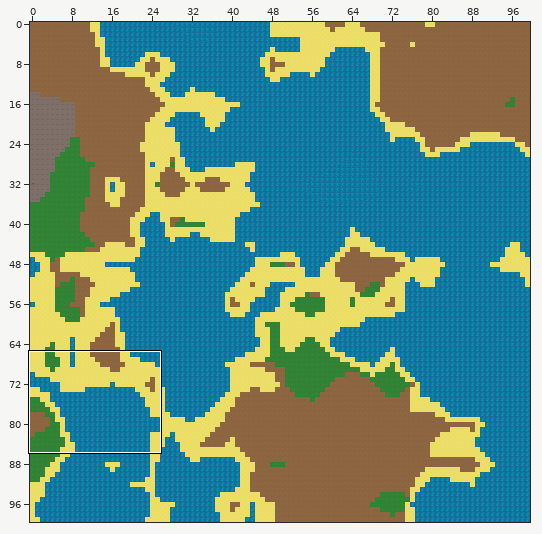
Level history. Tiled map: Graphics/Tileset/map.tmx. The picture above shows the old version from afar; the outline marks the close-up.
Close-up. Before:
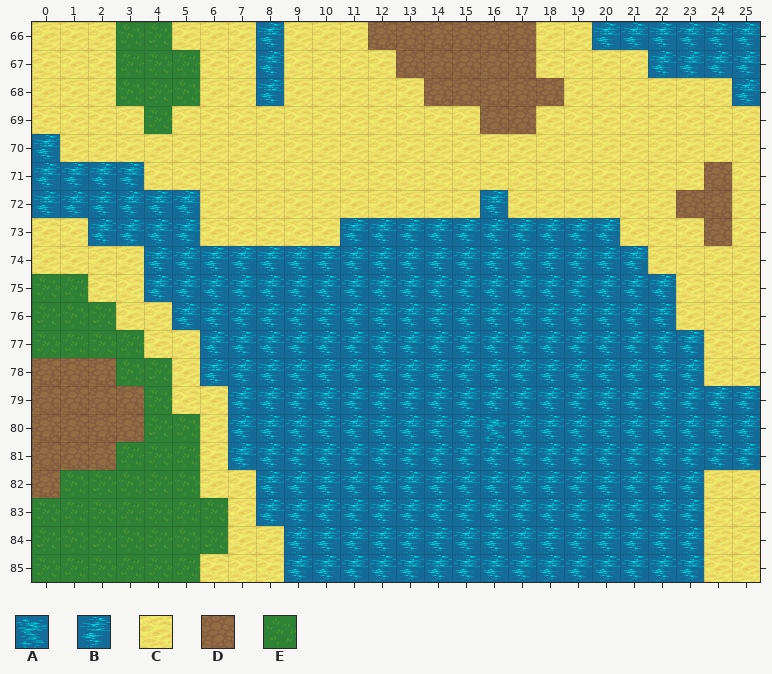
Cells are 32x32 px. Shown: x 0..25, y 66..85. The commit also changed other parts of the map, which this record leaves out.
Key: from "map": A 0, B 1, C 2, D 3, E 4.
_ is an empty cell.
Layer "Tile Layer 1" before, first column x 0:
66 CCCEECCCBCCCDDDDDDCCBBBBBB
67 CCCEEECCBCCCCDDDDDCCCCBBBB
68 CCCEEECCBCCCCCDDDDDCCCCCCB
69 CCCCECCCCCCCCCCCDDCCCCCCCC
70 BCCCCCCCCCCCCCCCCCCCCCCCCC
71 BBBBCCCCCCCCCCCCCCCCCCCCDC
72 BBBBBBCCCCCCCCCCBCCCCCCDDC
73 CCBBBBCCCCCBBBBBBBBBBCCCDC
74 CCCCBBBBBBBBBBBBBBBBBBCCCC
75 EECCBBBBBBBBBBBBBBBBBBBCCC
76 EEECCBBBBBBBBBBBBBBBBBBCCC
77 EEEECCBBBBBBBBBBBBBBBBBBCC
78 DDDEECBBBBBBBBBBBBBBBBBBCC
79 DDDDECCBBBBBBBBBBBBBBBBBBB
80 DDDDEECBBBBBBBBBABBBBBBBBB
81 DDDEEECBBBBBBBBBBBBBBBBBBB
82 DEEEEECCBBBBBBBBBBBBBBBBCC
83 EEEEEEECBBBBBBBBBBBBBBBBCC
84 EEEEEEECCBBBBBBBBBBBBBBBCC
85 EEEEEECCCBBBBBBBBBBBBBBBCC
Now the later version:
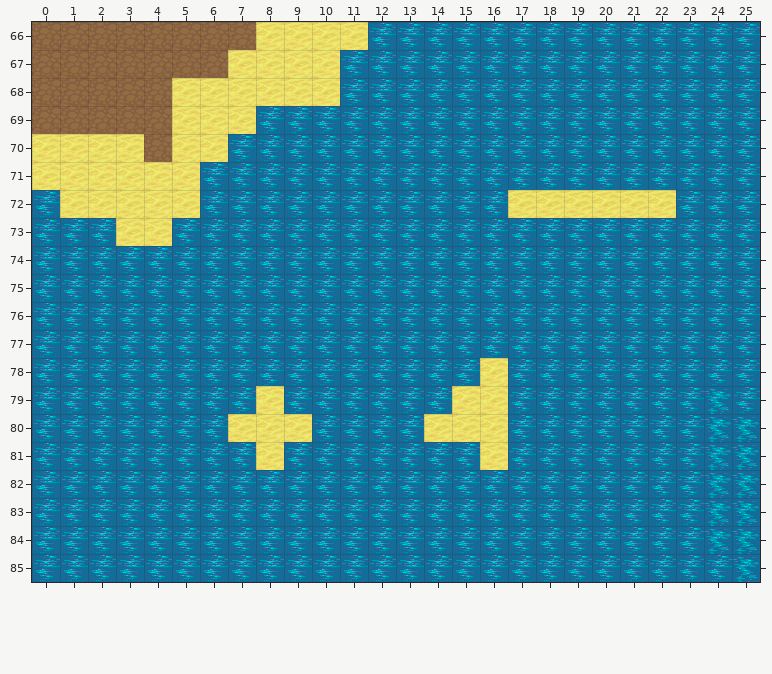
The edit:
Layer "Tile Layer 1":
y 66: x 0..8 CCCEECCCB -> DDDDDDDDC; x 12..19 DDDDDDCC -> BBBBBBBB
y 67: x 0..6 CCCEEEC -> DDDDDDD; x 8 B -> C; x 11..21 CCDDDDDCCCC -> BBBBBBBBBBB
y 68: x 0..5 CCCEEE -> DDDDDC; x 8 B -> C; x 11..24 CCCDDDDDCCCCCC -> BBBBBBBBBBBBBB
y 69: x 0..4 CCCCE -> DDDDD; x 8..25 CCCCCCCCDDCCCCCCCC -> BBBBBBBBBBBBBBBBBB
y 70: x 0 B -> C; x 4 C -> D; x 7..25 CCCCCCCCCCCCCCCCCCC -> BBBBBBBBBBBBBBBBBBB
y 71: x 0..3 BBBB -> CCCC; x 6..25 CCCCCCCCCCCCCCCCCCDC -> BBBBBBBBBBBBBBBBBBBB
y 72: x 1..15 BBBBBCCCCCCCCCC -> CCCCCBBBBBBBBBB; x 23..25 DDC -> BBB
y 73: x 0..1 CC -> BB; x 3..4 BB -> CC; x 6..10 CCCCC -> BBBBB; x 21..25 CCCDC -> BBBBB
y 74: x 0..3 CCCC -> BBBB; x 22..25 CCCC -> BBBB
y 75: x 0..3 EECC -> BBBB; x 23..25 CCC -> BBB
y 76: x 0..4 EEECC -> BBBBB; x 23..25 CCC -> BBB
y 77: x 0..5 EEEECC -> BBBBBB; x 24..25 CC -> BB
y 78: x 0..5 DDDEEC -> BBBBBB; x 16 B -> C; x 24..25 CC -> BB
y 79: x 0..6 DDDDECC -> BBBBBBB; x 8 B -> C; x 15..16 BB -> CC; x 24 B -> A
y 80: x 0..9 DDDDEECBBB -> BBBBBBBCCC; x 14..16 BBA -> CCC; x 24..25 BB -> AA
y 81: x 0..6 DDDEEEC -> BBBBBBB; x 8 B -> C; x 16 B -> C; x 24..25 BB -> AA
y 82: x 0..7 DEEEEECC -> BBBBBBBB; x 24..25 CC -> AA
y 83: x 0..7 EEEEEEEC -> BBBBBBBB; x 24..25 CC -> AA
y 84: x 0..8 EEEEEEECC -> BBBBBBBBB; x 24..25 CC -> AA
y 85: x 0..8 EEEEEECCC -> BBBBBBBBB; x 24..25 CC -> BA
Changed places in both close-ups, as pixel boxes (x1, y1, x2, y2):
changed: (32, 22, 760, 582)
